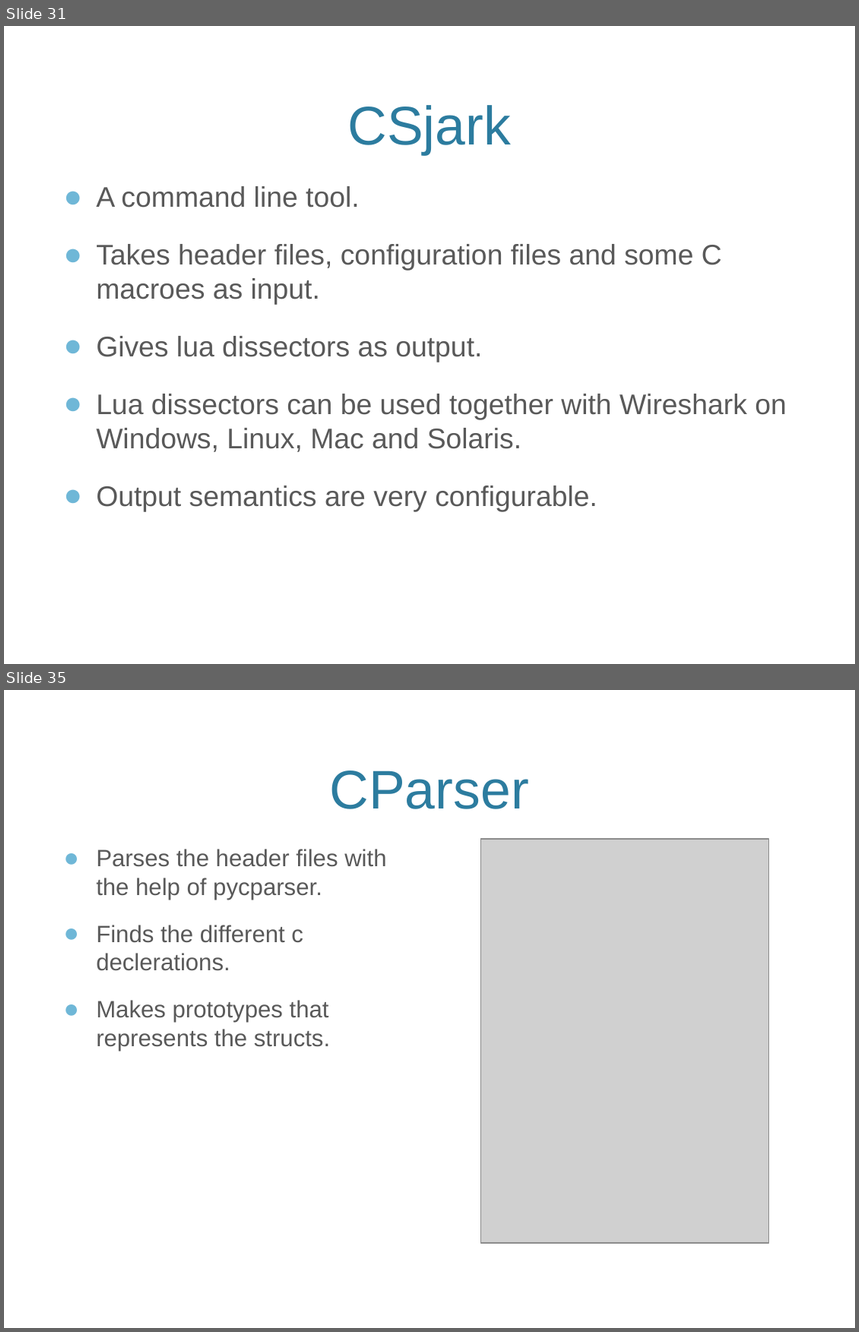
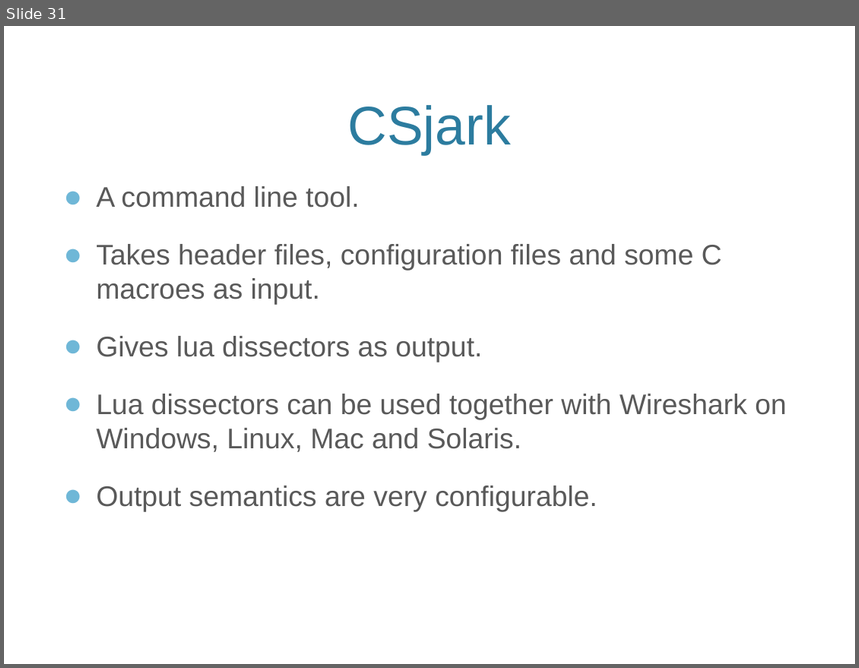
Before and after one commit to eventh/kpro9, a slide deck: presentation/TDT4290_FinalPresentasjon.pptx. Shown one above the other, each under a label of ours: slides 31 and 35 before the commit, slide 31 after it; the slides between them are not shown. The pictures are 859x1332 and 859x668 pixels, drawn with LibreOffice and Linux fonts; fonts in the diff are those of the drawing; grey boxes stand for pictures; background and template pictures are left out. Boxes give left, top, right and bottom in pixels: in the first picture for what was removed or moved away, otherwise in the second. Text is boxed around its words. In the diff, an @@ line names an element or a change of style, - is before the commit and + after.

```diff
--- a/presentation/TDT4290_FinalPresentasjon.pptx
+++ b/presentation/TDT4290_FinalPresentasjon.pptx
@@ slide 35 removed at [4,690,855,1328], background picture (left out) @@
@@ title removed at [330,771,529,809] @@
-CParser
@@ text removed at [96,849,386,1051] @@
-● Parses the header files with the help of pycparser.
-● Finds the different c declerations.
-● Makes prototypes that represents the structs.
@@ picture removed at [481,839,769,1243] @@
```
Also in this commit, not shown: 13 slides changed, 5 slides added, 11 other slides removed, 3 other files.
